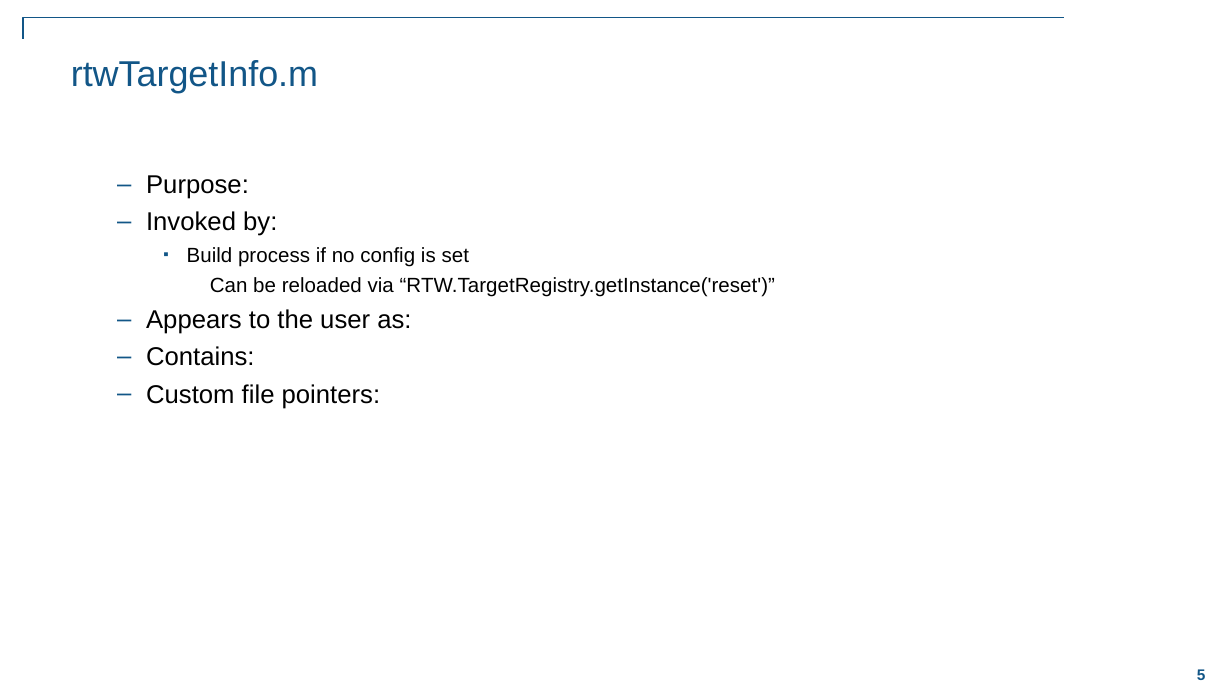
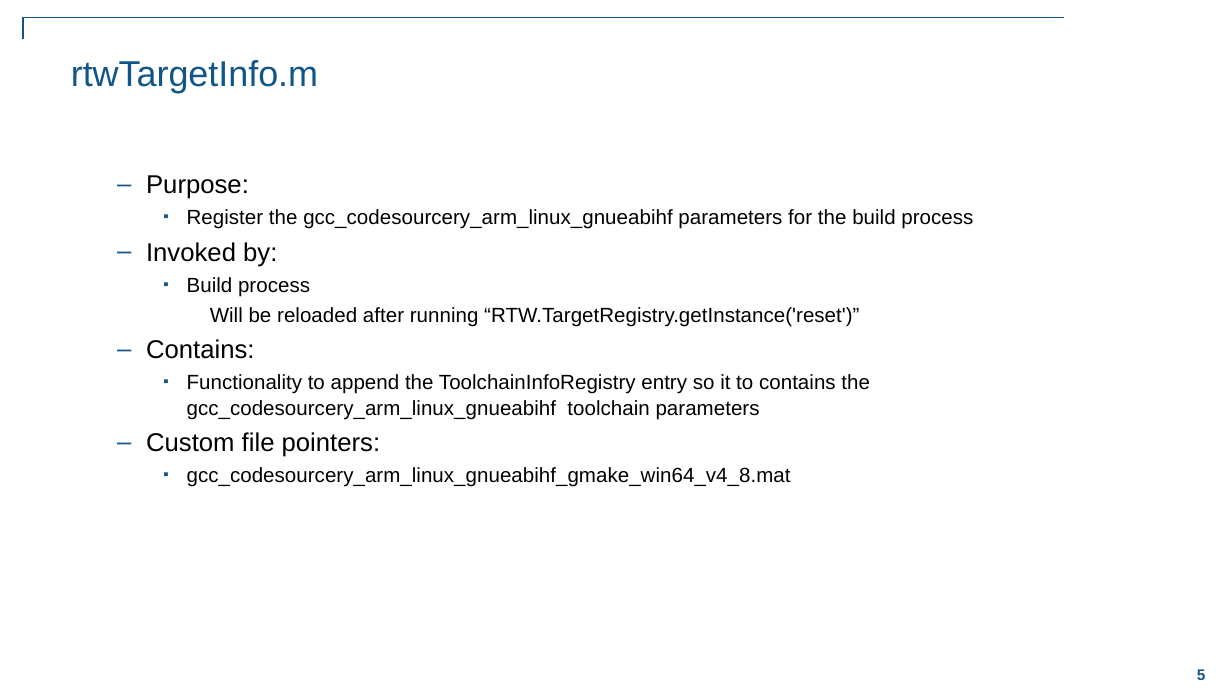
Before and after one commit to darenlee/SimulinkARDroneTarget, a slide deck: slide 5 of Docs/Generating code for the AR Drone 2.pptx. Drawn at 1232x693 pixels with LibreOffice and Linux fonts; fonts in the diff are those of the drawing; background and template pictures are left out. Boxes give left, top, right and bottom in pixels: in the first picture for what was removed or moved away, otherwise in the second. Text is boxed around its words. In the diff, an @@ line names an element or a change of style, - is before the commit and + after.

```diff
--- a/Docs/Generating code for the AR Drone 2.pptx
+++ b/Docs/Generating code for the AR Drone 2.pptx
@@ text at (187, 209, 973, 229): paragraph added @@
+    ▪ Register the gcc_codesourcery_arm_linux_gnueabihf parameters for the build process
@@ text at (187, 277, 859, 326): text changed @@
-    ▪ Build process if no config is set
-      Can be reloaded via “RTW.TargetRegistry.getInstance('reset')”
-  – Appears to the user as:
+    ▪ Build process
+      Will be reloaded after running “RTW.TargetRegistry.getInstance('reset')”
@@ text at (187, 374, 870, 420): paragraph added @@
+    ▪ Functionality to append the ToolchainInfoRegistry entry so it to contains the gcc_codesourcery_arm_linux_gnueabihf toolchain parameters
@@ text at (187, 467, 791, 487): paragraph added @@
+    ▪ gcc_codesourcery_arm_linux_gnueabihf_gmake_win64_v4_8.mat
```
Also in this commit, not shown: 1 other slide changed, 1 slide added, 1 slide removed, 19 other files.
